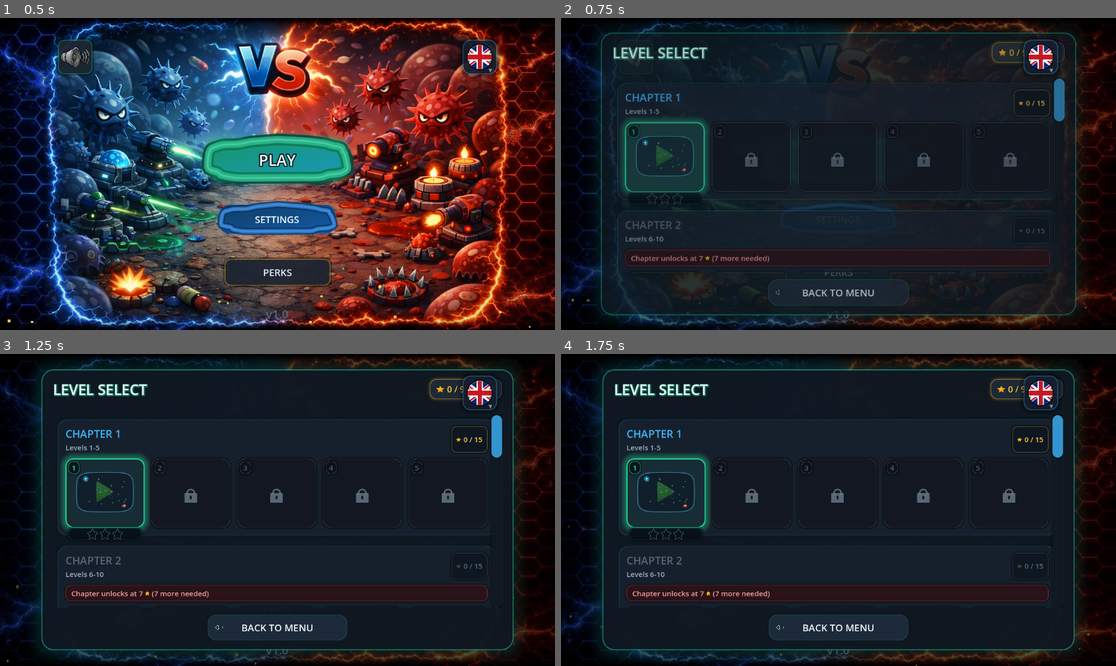
Above: before the commit, frames 1-4 (two rows, left to right).
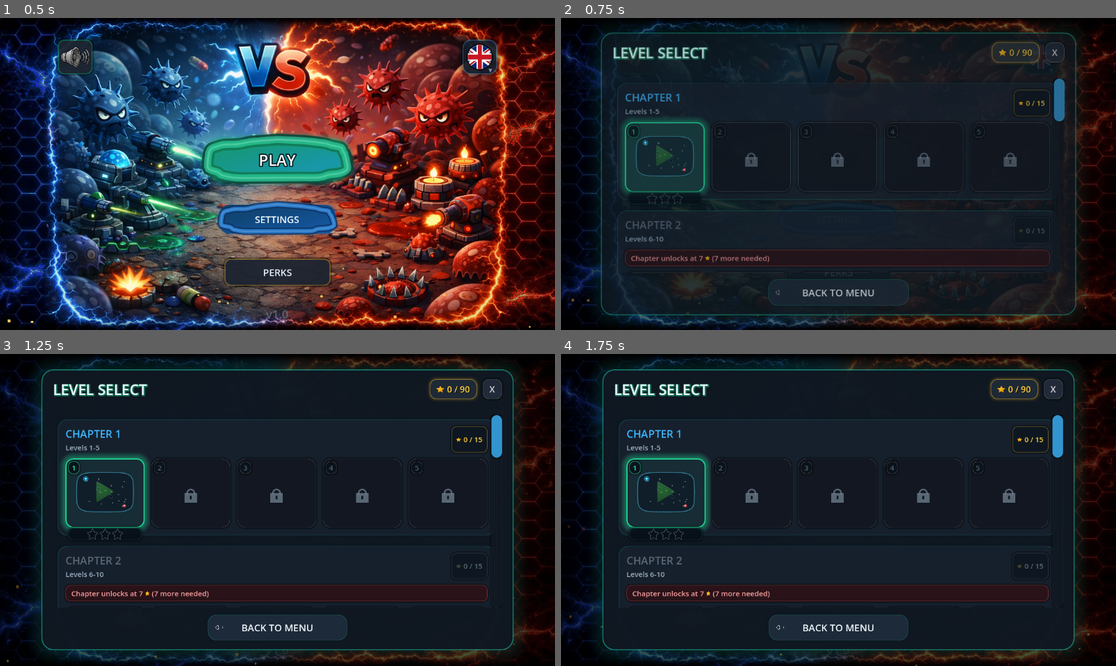
Above: after the commit, the same moments.

Repository: alexey231090/CellColony
Game: Godot game, scene res://scenes/ui/main_menu/main_menu.tscn
Same seed, same stepped clock (60 frames per second), same inputs: the game is played once before the commit and once after it.
Inputs:
- Up to frame 1 (0.5 s): no input
- Up to frame 2 (0.75 s): click "PLAY" at 0.5 s
- Up to frame 3 (1.25 s): no input
- Up to frame 4 (1.75 s): click "PLAY" at 1.25 s

Frame 1 is identical in both runs. In frame 2, 0.5% of the frame differs, in the area x 12-90%, y 6-97%; in frame 3, 0.5%; in frame 4, 0.5%.

Commit message:
fix(ui): prevent language flag button from overlapping level select panel
- Remove z_index=100 from flag_wrapper so flag button stays at base layer (z_index=0)
- Set flag_dropdown_panel z_index=20 to only elevate dropdown when opened
- Set overlay z_index=50 and modal panels z_index=60
- Instantly hide flag dropdown on opening any modal panel in _show_panel
- Update REFERENCE.md with UI layer hierarchy documentation

Diff:
--- a/scenes/ui/main_menu/main_menu.gd
+++ b/scenes/ui/main_menu/main_menu.gd
@@ -581,6 +581,7 @@
 	overlay.set_anchors_and_offsets_preset(PRESET_FULL_RECT)
 	overlay.color = Color(0, 0, 0, 0.6)
 	overlay.mouse_filter = MOUSE_FILTER_STOP
+	overlay.z_index = 50
 	add_child(overlay)
 
 func _build_dev_console() -> void:
@@ -662,7 +663,6 @@
 	flag_wrapper.name = "FlagWrapper"
 	flag_wrapper.custom_minimum_size = Vector2(72, 72)
 	flag_wrapper.clip_children = CanvasItem.CLIP_CHILDREN_DISABLED
-	flag_wrapper.z_index = 100
 	flag_wrapper.mouse_filter = Control.MOUSE_FILTER_IGNORE
 	top_controls_row.add_child(flag_wrapper)
 
@@ -730,7 +730,7 @@
 	flag_dropdown_panel.custom_minimum_size = Vector2(74, 0)
 	flag_dropdown_panel.position = Vector2(0, 78)
 	flag_dropdown_panel.visible = false
-	flag_dropdown_panel.z_index = 100
+	flag_dropdown_panel.z_index = 20
 	flag_dropdown_panel.mouse_filter = Control.MOUSE_FILTER_STOP
 	flag_wrapper.add_child(flag_dropdown_panel)
 
@@ -984,6 +984,7 @@
 	level_panel.name = "LevelPanel"
 	level_panel.set_anchors_and_offsets_preset(PRESET_FULL_RECT)
 	level_panel.mouse_filter = MOUSE_FILTER_IGNORE
+	level_panel.z_index = 60
 	add_child(level_panel)
 
 	level_panel_box = PanelContainer.new()
@@ -1574,6 +1575,7 @@
 	difficulty_panel.name = "DifficultyPanel"
 	difficulty_panel.set_anchors_and_offsets_preset(PRESET_FULL_RECT)
 	difficulty_panel.mouse_filter = MOUSE_FILTER_IGNORE
+	difficulty_panel.z_index = 60
 	add_child(difficulty_panel)
 
 	var panel_box = PanelContainer.new()
@@ -1781,6 +1783,7 @@
 	settings_panel.name = "SettingsPanel"
 	settings_panel.set_anchors_and_offsets_preset(PRESET_FULL_RECT)
 	settings_panel.mouse_filter = MOUSE_FILTER_IGNORE
+	settings_panel.z_index = 60
 	add_child(settings_panel)
 
 	var panel_box = PanelContainer.new()
@@ -1859,6 +1862,7 @@
 	perks_panel.name = "PerksPanel"
 	perks_panel.set_anchors_and_offsets_preset(PRESET_FULL_RECT)
 	perks_panel.mouse_filter = MOUSE_FILTER_IGNORE
+	perks_panel.z_index = 60
 	add_child(perks_panel)
 
 	var panel_box = PanelContainer.new()
@@ -2017,8 +2021,9 @@
 
 func _show_panel(panel: Control) -> void:
 	# Закрываем dropdown флагов если он открыт, чтобы не перекрывал панели
-	if flag_dropdown_open:
-		_toggle_flag_dropdown()
+	flag_dropdown_open = false
+	if is_instance_valid(flag_dropdown_panel):
+		flag_dropdown_panel.visible = false
 	overlay.visible = true
 	overlay.modulate = Color(1, 1, 1, 0)
 	panel.visible = true
Not shown, changed: REFERENCE.md
